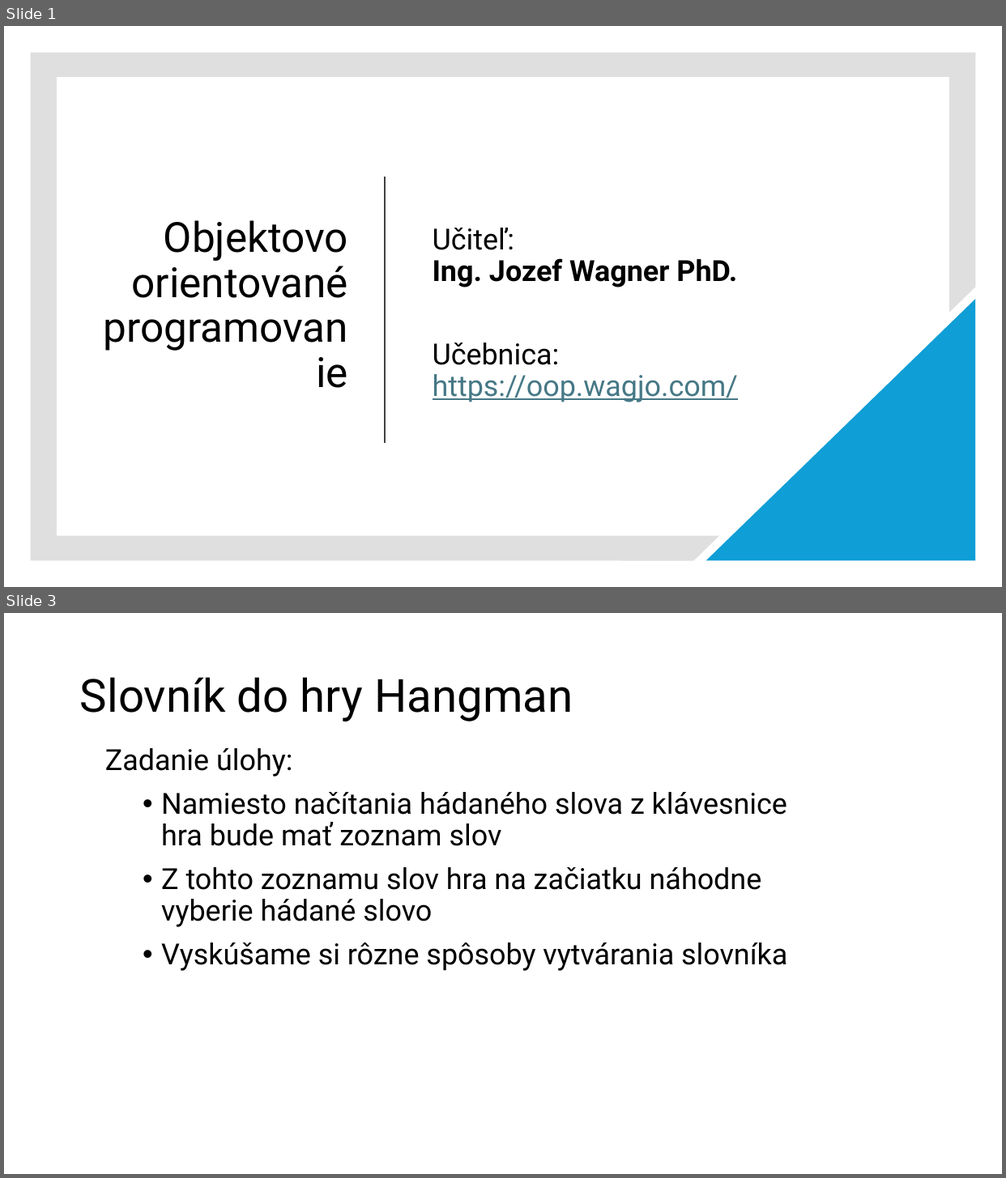
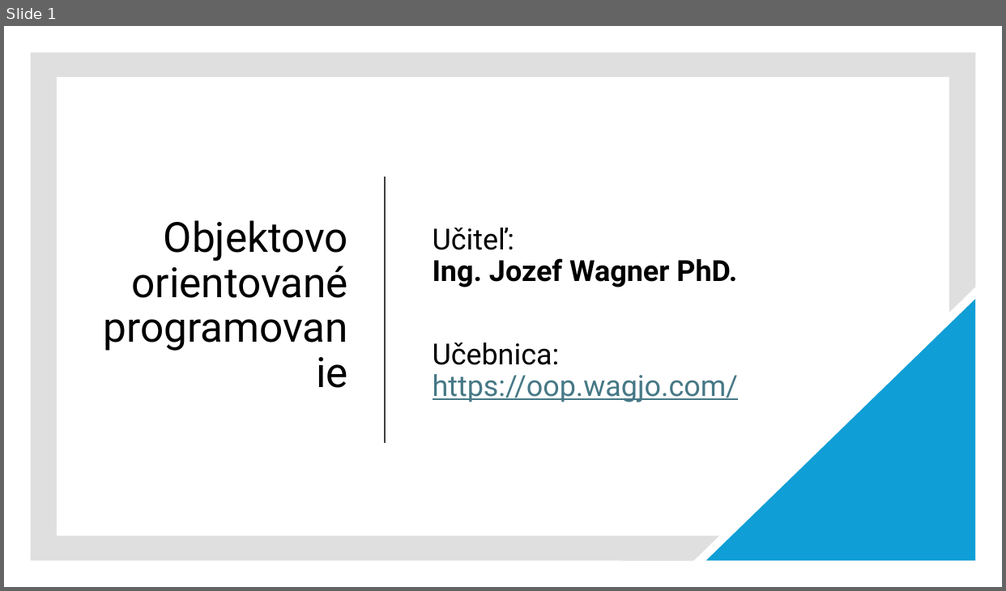
Before and after one commit to wagjo/oop, a slide deck: prezentacie/c08w.pptx. Shown one above the other, each under a label of ours: slides 1 and 3 before the commit, slide 1 after it; the slides between them are not shown. The pictures are 1006x1178 and 1006x591 pixels, drawn with LibreOffice and Linux fonts; fonts in the diff are those of the drawing. Boxes give left, top, right and bottom in pixels: in the first picture for what was removed or moved away, otherwise in the second. Text is boxed around its words. In the diff, an @@ line names an element or a change of style, - is before the commit and + after.

```diff
--- a/prezentacie/c08w.pptx
+++ b/prezentacie/c08w.pptx
@@ slide 3 removed at (x1=4, y1=613, x2=1002, y2=1174), background #FFFFFF @@
@@ title removed at (x1=80, y1=677, x2=573, y2=722) @@
-Slovník do hry Hangman
@@ text removed at (x1=105, y1=748, x2=787, y2=971) @@
-Zadanie úlohy:
-  • Namiesto načítania hádaného slova z klávesnice hra bude mať zoznam slov
-  • Z tohto zoznamu slov hra na začiatku náhodne vyberie hádané slovo
-  • Vyskúšame si rôzne spôsoby vytvárania slovníka
```
Also in this commit, not shown: 4 slides changed, 8 slides added, 6 other slides removed, 6 other files.
